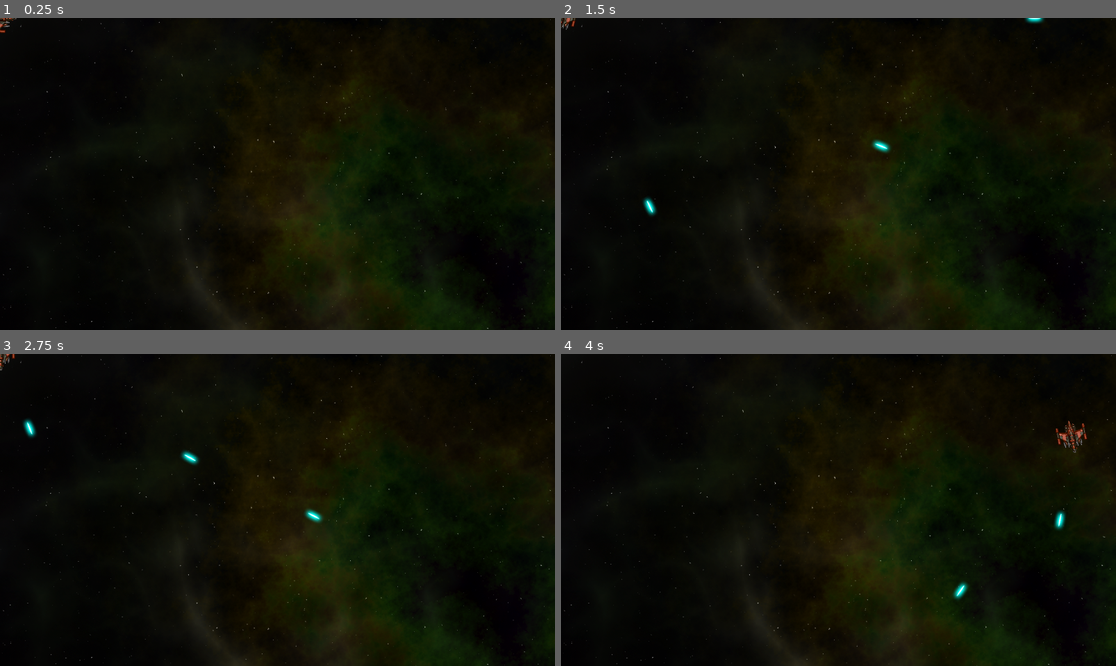
Above: before the commit, frames 1-4 (two rows, left to right).
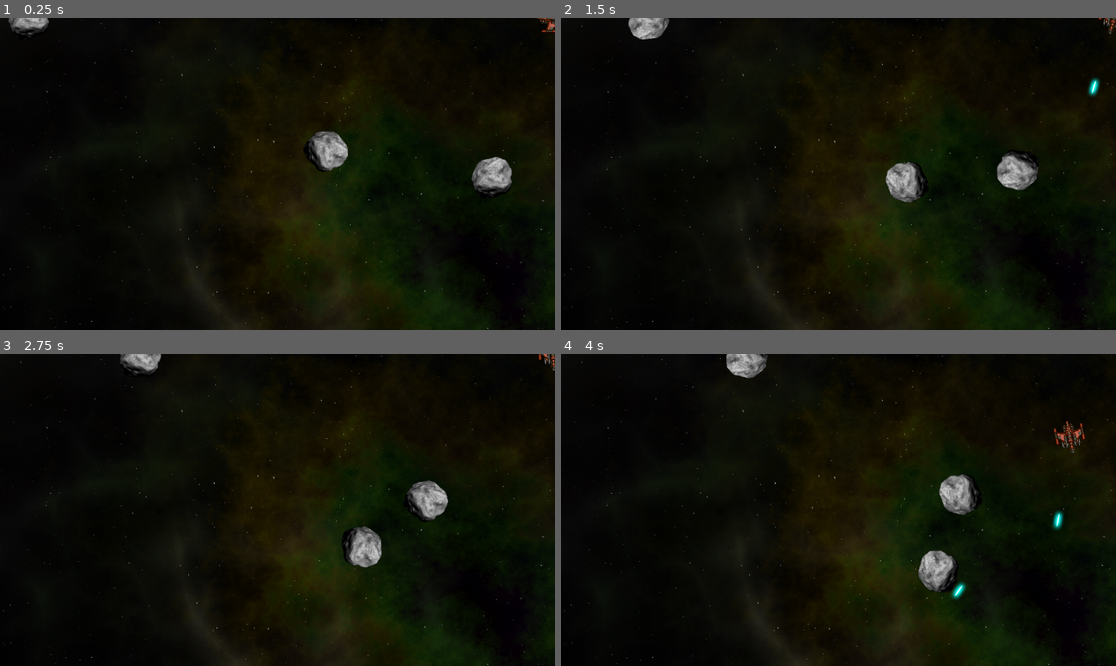
Above: after the commit, the same moments.

Repository: Winnerkorea/godotSpaceRock
Game: Godot game, scene res://main.tscn
The game is run twice, just before and just after one commit, with the same random seed, the same clock (stepped at 60 frames per second) and the same inputs.
Inputs:
- Up to frame 1 (0.25 s): no input
- Up to frame 2 (1.5 s): hold D (rotate_right) 0.53-1.28 s; hold Space (shoot) 0.53-1.28 s; hold A (rotate_left) from 1.28 s (still down); tap Space (shoot) at 1.35 s
- Up to frame 3 (2.75 s): release A (rotate_left) at 2.03 s; hold D (rotate_right) from 2.03 s (still down); hold Space (shoot) from 2.03 s (still down)
- Up to frame 4 (4 s): release D (rotate_right) at 2.78 s; release Space (shoot) at 2.78 s; hold W (thrust) 2.78-3.53 s; tap Space (shoot) at 2.85 s; hold A (rotate_left) from 3.53 s (still down); hold Space (shoot) from 3.53 s (still down)

The runs differ from the first frame. In frame 1, 1.8% of the frame differs, in the area x 0-100%, y 0-58%; in frame 2, 2.2%; in frame 3, 2.1%; in frame 4, 2.3%, in the area x 29-95%, y 0-79%.

Commit message:
3.4 바위 추가
3.4. 1 씬 설정
3.4.2 다양한 크기의 바위
3.4.3 바위 인스턴스화

Diff:
--- /dev/null
+++ b/main.gd
@@ -0,0 +1,21 @@
+extends Node
+
+@export var rock_scene : PackedScene
+
+var screensize = Vector2.ZERO
+
+func _ready() -> void:
+	screensize = get_viewport().get_visible_rect().size
+	for i in 3:
+		spawn_rock(3)
+
+func spawn_rock(size, pos=null, vel=null):
+	if pos == null:
+		$RockPath/RockSpawn.progress = randi()
+		pos = $RockPath/RockSpawn.position
+	if vel == null:
+		vel = Vector2.RIGHT.rotated(randf_range(0, TAU)) * randf_range(50, 125)
+	var r = rock_scene.instantiate()
+	r.screensize = screensize
+	r.start(pos, vel, size)
+	call_deferred("add_child",r)
--- a/main.tscn
+++ b/main.tscn
@@ -1,12 +1,27 @@
-[gd_scene load_steps=3 format=3 uid="uid://cr6e76l08y1ca"]
+[gd_scene load_steps=6 format=3 uid="uid://cr6e76l08y1ca"]
 
+[ext_resource type="Script" path="res://main.gd" id="1_4x6w7"]
 [ext_resource type="Texture2D" uid="uid://c1sukia6s6faq" path="res://assets/space_background.png" id="1_nxvbs"]
+[ext_resource type="PackedScene" uid="uid://vh5d0xp7187g" path="res://rock.tscn" id="2_2wlky"]
 [ext_resource type="PackedScene" uid="uid://b2jvhhwa806hs" path="res://player.tscn" id="2_lfk6k"]
 
+[sub_resource type="Curve2D" id="Curve2D_u0kre"]
+_data = {
+"points": PackedVector2Array(0, 0, 0, 0, 0, 0, 0, 0, 0, 0, 1920, 0, 0, 0, 0, 0, 1920, 1080, 0, 0, 0, 0, 0, 1080, 0, 0, 0, 0, 0, 0)
+}
+point_count = 5
+
 [node name="Main" type="Node"]
+script = ExtResource("1_4x6w7")
+rock_scene = ExtResource("2_2wlky")
 
 [node name="Background" type="Sprite2D" parent="."]
 texture = ExtResource("1_nxvbs")
 centered = false
 
 [node name="Player" parent="." instance=ExtResource("2_lfk6k")]
+
+[node name="RockPath" type="Path2D" parent="."]
+curve = SubResource("Curve2D_u0kre")
+
+[node name="RockSpawn" type="PathFollow2D" parent="RockPath"]
--- /dev/null
+++ b/rock.gd
@@ -0,0 +1,24 @@
+extends RigidBody2D
+
+var screensize = Vector2.ZERO
+var size
+var radius
+var scale_factor = 0.2
+
+func start(_position, _velocity, _size):
+	position = _position
+	size = _size
+	mass = 1.5 * size
+	$Sprite2D.scale = Vector2.ONE * scale_factor * size
+	radius = int($Sprite2D.texture.get_size().x / 2 * $Sprite2D.scale.x)
+	var shape = CircleShape2D.new()
+	shape.radius
+	$CollisionShape2D.shape = shape
+	linear_velocity = _velocity
+	angular_velocity = randf_range(-PI, PI)
+
+func _integrate_forces(physics_state: PhysicsDirectBodyState2D) -> void:
+	var xform = physics_state.transform
+	xform.origin.x = wrapf(xform.origin.x, 0 - radius, screensize.x + radius)
+	xform.origin.y = wrapf(xform.origin.y, 0 - radius, screensize.y + radius)
+	physics_state.transform = xform
--- /dev/null
+++ b/rock.tscn
@@ -0,0 +1,17 @@
+[gd_scene load_steps=4 format=3 uid="uid://vh5d0xp7187g"]
+
+[ext_resource type="Script" path="res://rock.gd" id="1_c5qqw"]
+[ext_resource type="Texture2D" uid="uid://du2tg3ivq4nrv" path="res://assets/rock.png" id="2_cwt25"]
+
+[sub_resource type="PhysicsMaterial" id="PhysicsMaterial_md3ma"]
+bounce = 1.0
+
+[node name="Rock" type="RigidBody2D"]
+physics_material_override = SubResource("PhysicsMaterial_md3ma")
+angular_damp_mode = 1
+script = ExtResource("1_c5qqw")
+
+[node name="Sprite2D" type="Sprite2D" parent="."]
+texture = ExtResource("2_cwt25")
+
+[node name="CollisionShape2D" type="CollisionShape2D" parent="."]
